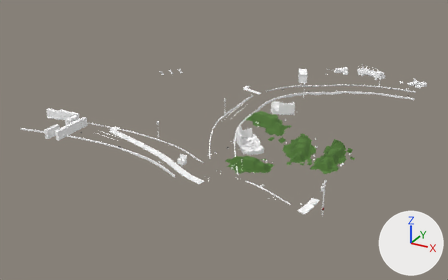
The glTF model assets/models/outdoor/outdoor_00.glb: old version first, new version second.
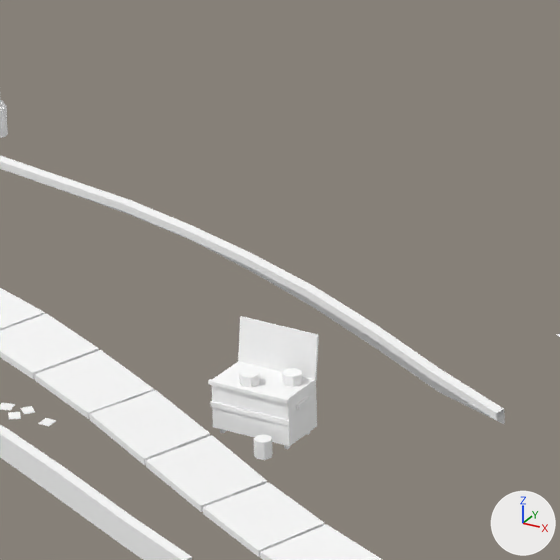
Each version appears first whole from a camera (50 mm lens) standing at (77.3, -150.3, 66.4) and looking at (-0.4, -9.0, -4.3), and next in a close-up on the part from 35% to 46% of the width and 45% to 63% of the height. Every picture has the same lights, and +X, +Y and +Z are marked at lower right. The older version's two pictures come first. Vertices at exactly the same position are counted once.

In view in the first close-up: 'gas_station_town'.
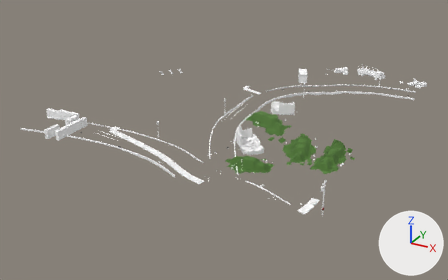
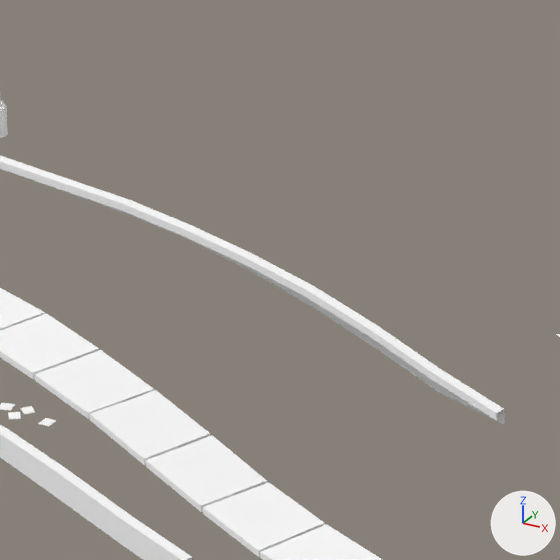
What differs and where, as boxes [x1, y1, x2, y2] in the close-ups (560 x 560 px):
part 1 of me_gas_station_town, deleted: before [208, 316, 319, 460]

Edits to the bpy script that builds the scene:
```text
Change me_gas_station_town:
    used by ob_gas_station_town; location = (0.0, 0.0, 0.0)
    remove me_gas_station_town.from_pydata(...)  # 8711 vertices, 12832 faces; spans x -43.3..45.0, y -44.5..38.1, z 0.6..11.3
    add me_gas_station_town.from_pydata(...)  # 8557 vertices, 12582 faces; spans x -43.3..45.0, y -44.5..38.1, z 0.6..11.3
    me_gas_station_town part 1: 13 loose pieces with 154 vertices, spanning x 3.2..5.3, y -39.3..-37.6, z 1.7..3.9, are deleted
```
